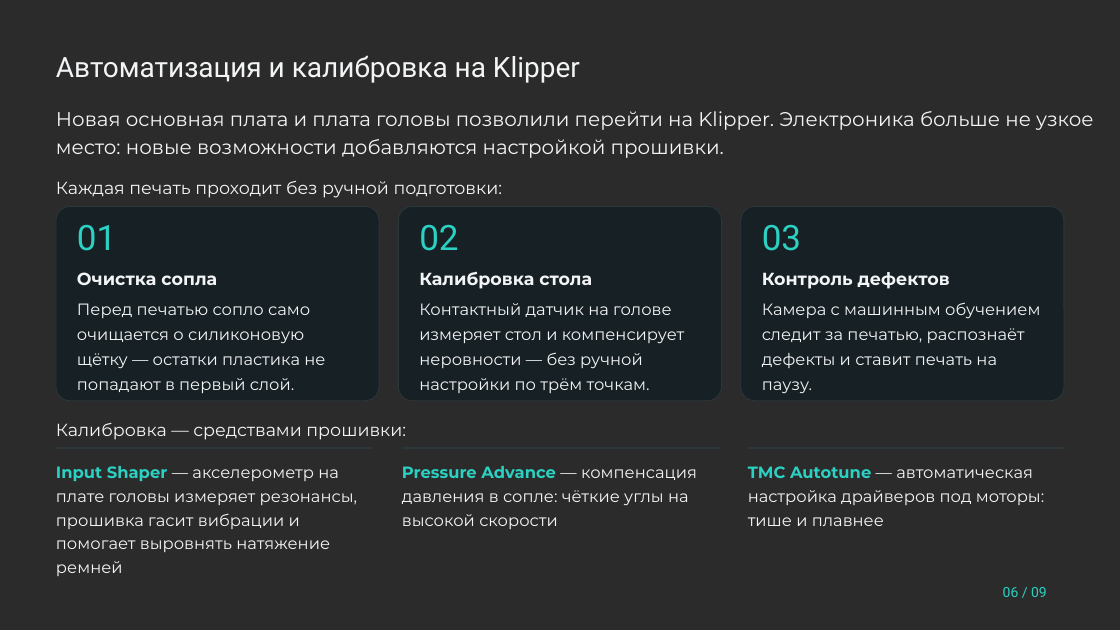
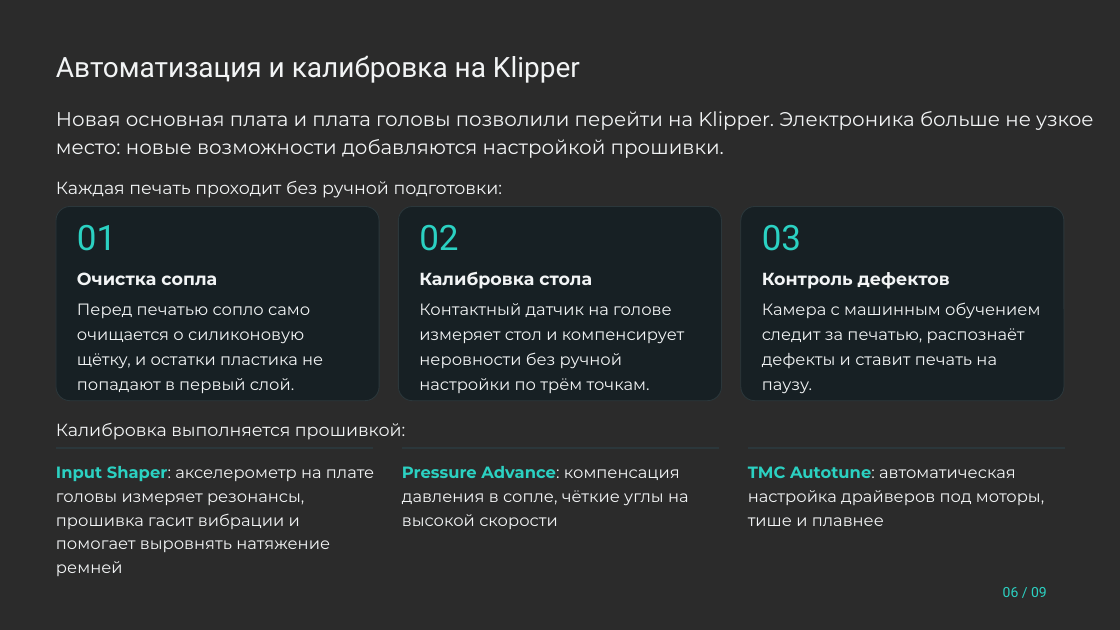
Before and after one commit to pmixay/3d-project, a slide deck: slide 6 of submission/Hefest_prezentaciya.pptx. Drawn at 1120x630 pixels with LibreOffice and Linux fonts; fonts in the diff are those of the drawing; background and template pictures are left out; a plain dark background stands for a picture behind light text. Boxes give left, top, right and bottom in pixels: in the first picture for what was removed or moved away, otherwise in the second. Text is boxed around its words. In the diff, an @@ line names an element or a change of style, - is before the commit and + after.

```diff
--- a/submission/Hefest_prezentaciya.pptx
+++ b/submission/Hefest_prezentaciya.pptx
@@ text at (x1=77, y1=303, x2=323, y2=393): text changed @@
-Перед печатью сопло само очищается о силиконовую щётку — остатки пластика не попадают в первый слой.
+Перед печатью сопло само очищается о силиконовую щётку, и остатки пластика не попадают в первый слой.
@@ text at (x1=419, y1=303, x2=685, y2=393): text changed @@
-Контактный датчик на голове измеряет стол и компенсирует неровности — без ручной настройки по трём точкам.
+Контактный датчик на голове измеряет стол и компенсирует неровности без ручной настройки по трём точкам.
@@ text at (x1=56, y1=423, x2=406, y2=440): text changed @@
-Калибровка — средствами прошивки:
+Калибровка выполняется прошивкой:
@@ text at (x1=56, y1=466, x2=374, y2=552): text changed @@
-Input Shaper — акселерометр на плате головы измеряет резонансы, прошивка гасит вибрации и помогает выровнять натяжение ремней
+Input Shaper: акселерометр на плате головы измеряет резонансы, прошивка гасит вибрации и помогает выровнять натяжение ремней
@@ text at (x1=402, y1=466, x2=689, y2=529): text changed @@
-Pressure Advance — компенсация давления в сопле: чёткие углы на высокой скорости
+Pressure Advance: компенсация давления в сопле, чёткие углы на высокой скорости
@@ text at (x1=748, y1=466, x2=1044, y2=526): text changed @@
-TMC Autotune — автоматическая настройка драйверов под моторы: тише и плавнее
+TMC Autotune: автоматическая настройка драйверов под моторы, тише и плавнее
```
Also in this commit, not shown: 8 other slides changed, 5 other files.
